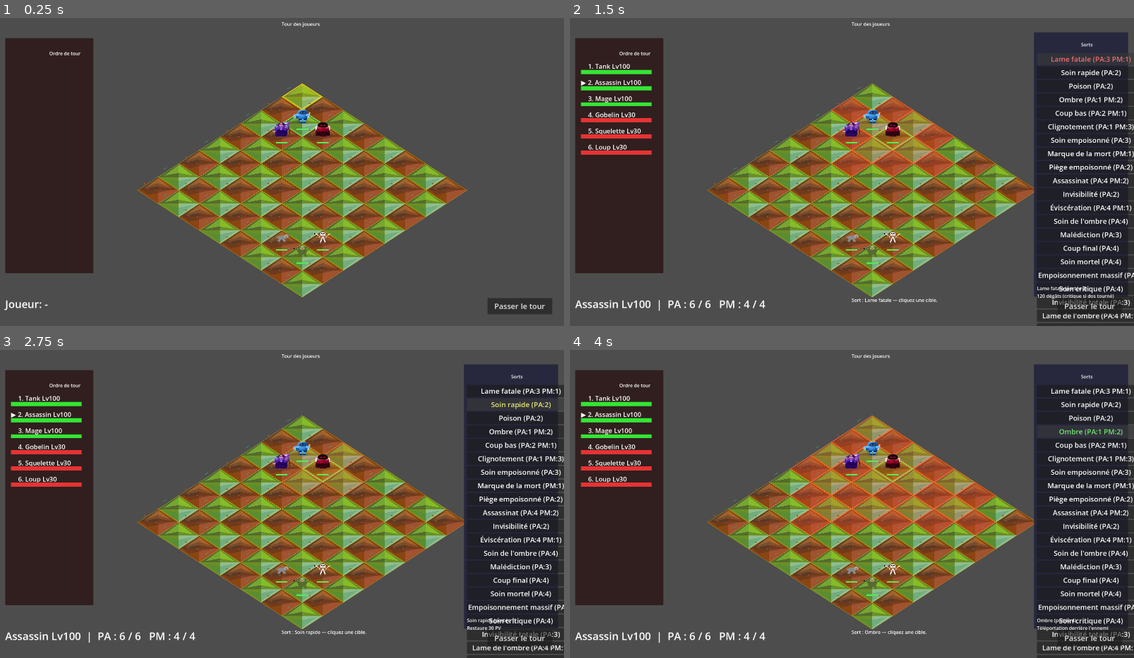
Above: before the commit, frames 1-4 (two rows, left to right).
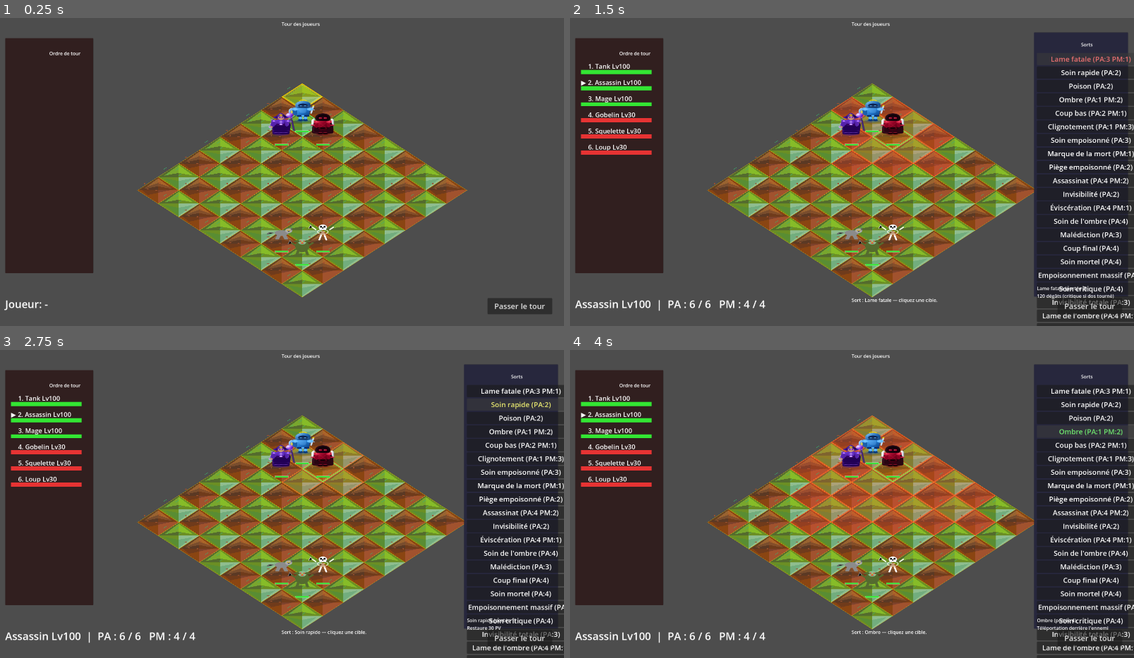
Above: after the commit, the same moments.

Repository: CharlieG42/Zimut
Game: Godot game, scene res://scenes/Main.tscn
Two runs of this game, one before a commit and one after it. Both use one fixed random seed, a clock stepped at 60 frames per second and the inputs below.
Inputs:
- Up to frame 1 (0.25 s): no input
- Up to frame 2 (1.5 s): click "Passer le tour" at 0.5 s; click "Lame fatale (PA:3 PM:1)" at 1.25 s
- Up to frame 3 (2.75 s): click "Soin rapide (PA:2)" at 2 s
- Up to frame 4 (4 s): click "Poison (PA:2)" at 2.75 s; click "Ombre (PA:1 PM:2)" at 3.5 s

The runs differ from the first frame. In frame 1, 1.1% of the frame differs, in the area x 47-60%, y 26-81%; in frame 2, 1.1%; in frame 3, 1.1%; in frame 4, 1.1%.

Commit message:
Agrandir la taille des personnages
- Sprites: scale_f augmenté de 0.8 à 1.2
- Cercles (joueurs): rayon augmenté de hw*0.35 à hw*0.5
- Triangles (ennemis): taille augmentée (~40% plus grands)
- Ombres: taille augmentée pour correspondre
- Barres de vie: élargies (65% vs 56%) et plus épaisses (12% vs 10%)
- Position de la barre de vie ajustée pour personnages plus grands
- Bordures des joueurs actifs épaissies de 1.5 à 2.0
- Flèches de survol/highlight épaissies de 2.5 à 3.0

Co-authored-by: CharlieG42 <CharlieG42@users.noreply.github.com>

Diff:
--- a/prototype/Godot_iso/scripts/Cell.gd
+++ b/prototype/Godot_iso/scripts/Cell.gd
@@ -164,19 +164,19 @@
 		var texture = load(sprite_path)
 		if texture:
 			entity_sprite.texture = texture
-			# Centrer et ajuster la taille du sprite
+			# Centrer et ajuster la taille du sprite - AGRANDI
 			var tex_size = entity_sprite.texture.get_size()
-			var scale_f = 0.8
+			var scale_f = 1.2
 			entity_sprite.scale = Vector2(scale_f, scale_f)
-			entity_sprite.position = Vector2(HALF.x, HALF.y - tex_size.y * scale_f * 0.5 + HALF.y * 0.11)
+			entity_sprite.position = Vector2(HALF.x, HALF.y - tex_size.y * scale_f * 0.5 + HALF.y * 0.05)
 			return true
 
 	return false
 
 
 func _draw_entity_geometric(center, entity_type, classe, is_active, color, hw, hh):
-	# Ombre portée
-	_draw_ellipse(center + Vector2(0, hh*0.11), Vector2(hw*0.25, hh*0.085), Color(0, 0, 0, 0.35))
+	# Ombre portée - AGRANDIE
+	_draw_ellipse(center + Vector2(0, hh*0.14), Vector2(hw*0.35, hh*0.12), Color(0, 0, 0, 0.35))
 
 	if entity_type == "Player":
 		var num_pts = 32
@@ -184,26 +184,28 @@
 		var cols = PackedColorArray()
 		for i in range(num_pts + 1):
 			var angle = i * TAU / num_pts
-			pts.append(center + Vector2(cos(angle), sin(angle)) * hw * 0.35)
+			# Cercle AGRANDI (de 0.35 à 0.5)
+			pts.append(center + Vector2(cos(angle), sin(angle)) * hw * 0.5)
 			cols.append(color)
 		draw_polygon(pts, cols)
 		var border_color = Color.YELLOW if is_active else Color.WHITE
-		var border_w = 3.0 if is_active else 1.5
+		var border_w = 3.0 if is_active else 2.0
 		for i in range(num_pts):
 			draw_line(pts[i], pts[i + 1], border_color, border_w, true)
 		if highlighted or is_active:
-			var tip = center + Vector2(0, -hh * 0.45)
-			draw_line(tip + Vector2(-hw*0.1, hh*0.11), tip, Color(1.0, 1.0, 0.3), 2.5)
-			draw_line(tip + Vector2(hw*0.1, hh*0.11), tip, Color(1.0, 1.0, 0.3), 2.5)
-	else:
+			var tip = center + Vector2(0, -hh * 0.55)
+			draw_line(tip + Vector2(-hw*0.14, hh*0.14), tip, Color(1.0, 1.0, 0.3), 3.0)
+			draw_line(tip + Vector2(hw*0.14, hh*0.14), tip, Color(1.0, 1.0, 0.3), 3.0)
+	else:
+		# Triangle AGRANDI
 		var tri = PackedVector2Array([
-			center + Vector2(-hw*0.28, -hh*0.21),
-			center + Vector2(hw*0.28, -hh*0.21),
-			center + Vector2(0, hh*0.31),
+			center + Vector2(-hw*0.38, -hh*0.28),
+			center + Vector2(hw*0.38, -hh*0.28),
+			center + Vector2(0, hh*0.42),
 		])
 		draw_polygon(tri, PackedColorArray([color, color, color]))
 		for i in range(tri.size()):
-			draw_line(tri[i], tri[(i + 1) % tri.size()], Color.RED, 1.5, true)
+			draw_line(tri[i], tri[(i + 1) % tri.size()], Color.RED, 2.0, true)
 
 
 func _draw_health_bar(center, hw, hh):
@@ -212,10 +214,10 @@
 	if max_pv <= 0:
 		return
 	var ratio = clampf(cur_pv / max_pv, 0.0, 1.0)
-	# Dynamic sizing based on cell size
-	var bar_w = hw * 0.56  # ~40% of cell width
-	var bar_h = hh * 0.1   # ~10% of cell height
-	var bar_pos = center + Vector2(-bar_w * 0.5, hh * 0.4)  # Position above center
+	# Dynamic sizing based on cell size - barre plus large pour personnages agrandis
+	var bar_w = hw * 0.65  # ~45% of cell width (augmenté)
+	var bar_h = hh * 0.12   # ~12% of cell height (augmenté)
+	var bar_pos = center + Vector2(-bar_w * 0.5, hh * 0.52)  # Position plus haute pour personnages plus grands
 
 	draw_rect(Rect2(bar_pos, Vector2(bar_w, bar_h)), Color(0, 0, 0, 0.7), true)
 	var fill_color = Color(0.2, 0.9, 0.2)
